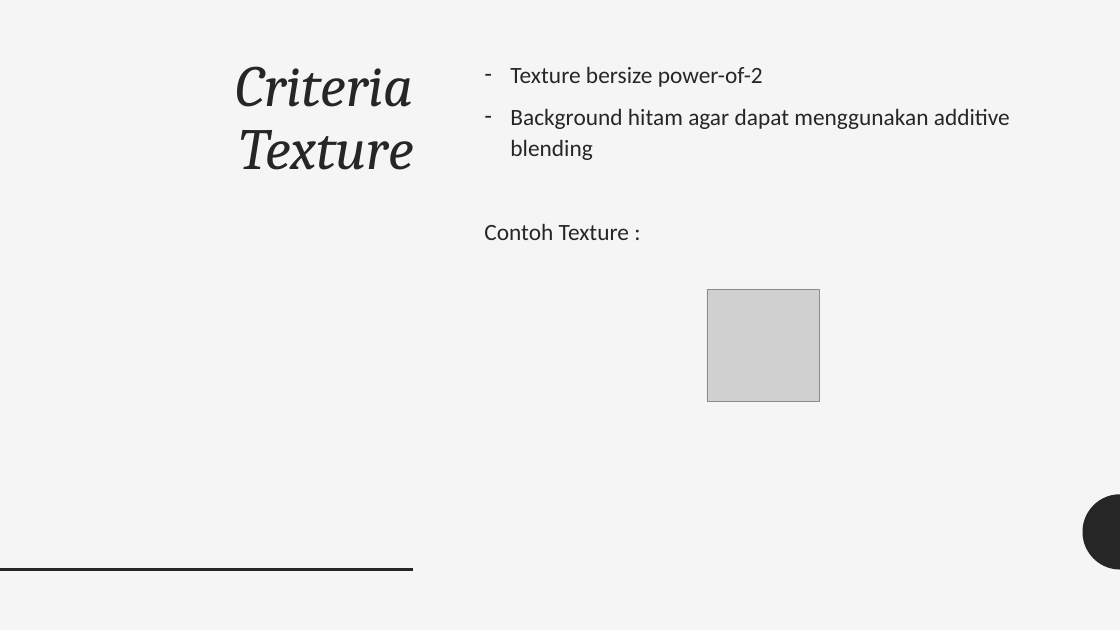
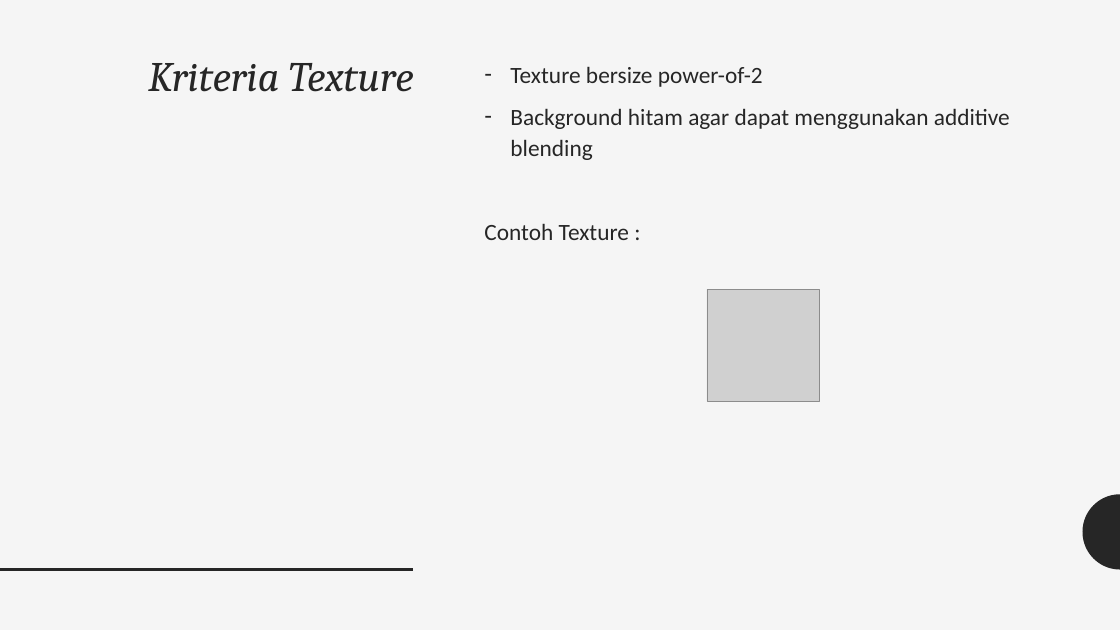
Before and after one commit to grafkom-d-if-its-2019/threejs-presentation-yolo, a slide deck: slide 9 of presentation/Particles, Sprites, and the Point Cloud.pptx (slide 5 before the commit). Drawn at 1120x630 pixels with LibreOffice and Linux fonts; fonts in the diff are those of the drawing; grey boxes stand for pictures. Boxes give left, top, right and bottom in pixels: in the first picture for what was removed or moved away, otherwise in the second. Text is boxed around its words. In the diff, an @@ line names an element or a change of style, - is before the commit and + after.

Commit message:
update ppt

```diff
--- a/presentation/Particles, Sprites, and the Point Cloud.pptx
+++ b/presentation/Particles, Sprites, and the Point Cloud.pptx
@@ title at <box>148,63,414,92</box>: text changed; size 50 to 36 pt @@
-Criteria Texture
+Kriteria Texture
```
Also in this commit, not shown: 5 other slides changed, 5 slides added.
